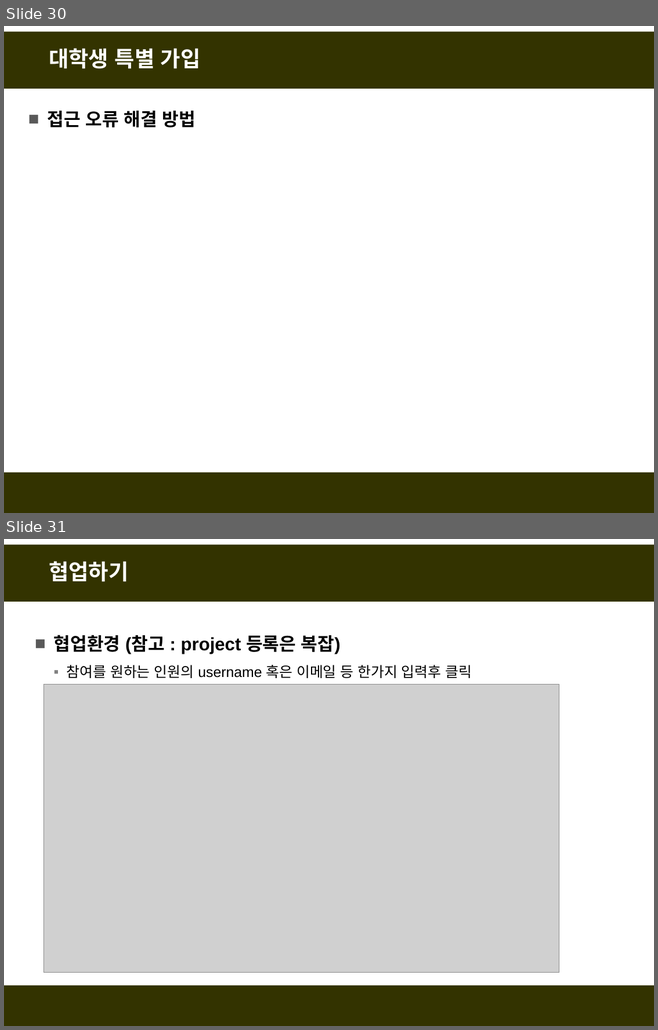
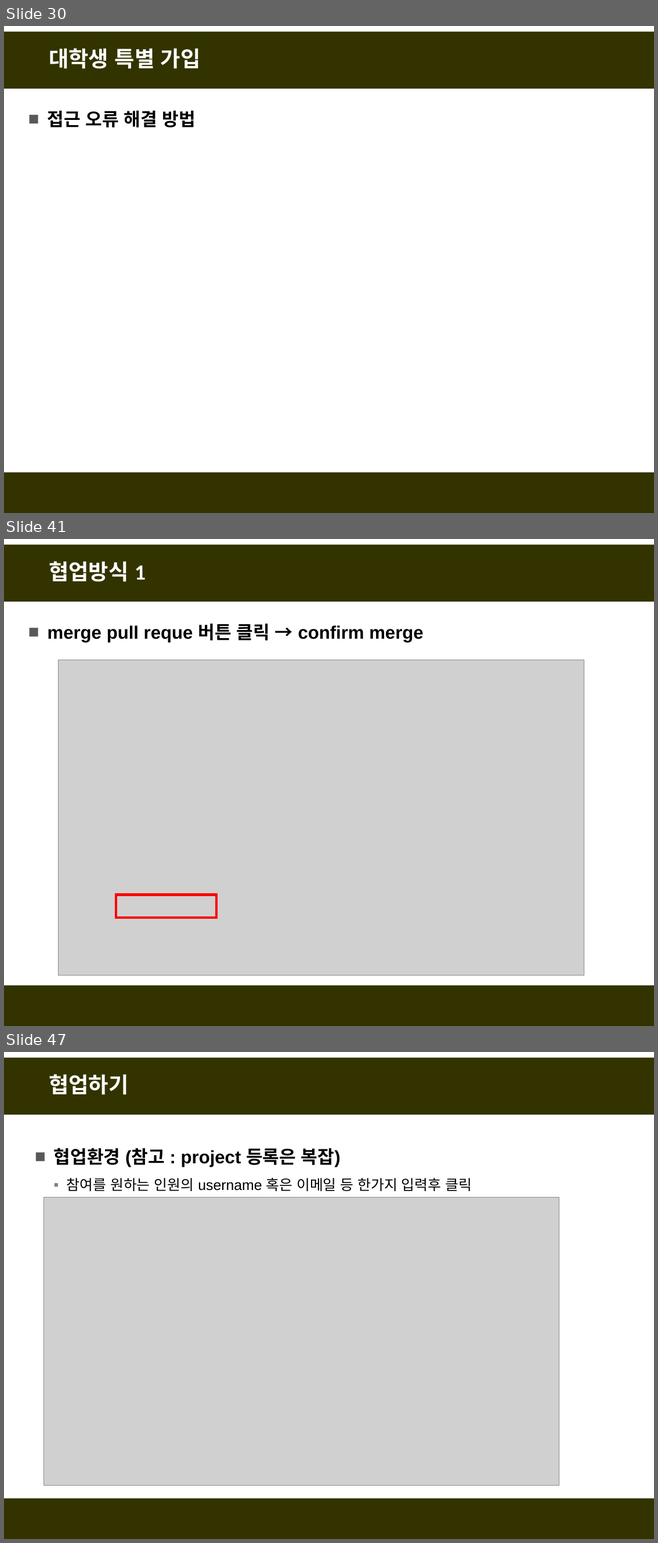
Before and after one commit to fasthill/github-lecture, a slide deck: git및github첫걸음4-협업하기.pptx. Shown one above the other, each under a label of ours: slides 30 and 31 before the commit, slides 30, 41 and 47 after it; the slides between them are not shown. The pictures are 658x1030 and 658x1543 pixels, drawn with LibreOffice and Linux fonts; fonts in the diff are those of the drawing; grey boxes stand for pictures. Boxes give left, top, right and bottom in pixels: in the first picture for what was removed or moved away, otherwise in the second. Text is boxed around its words. In the diff, an @@ line names an element or a change of style, - is before the commit and + after.

```diff
--- a/git및github첫걸음4-협업하기.pptx
+++ b/git및github첫걸음4-협업하기.pptx
@@ slide 41 added at (4, 539, 654, 1026), background #FFFFFF; not listed: 2 template elements that a slide beside it also shows @@
@@ title added at (49, 561, 146, 582), 24 pt, text #FFFFFF, bold @@
+협업방식 1
@@ text added at (48, 624, 423, 642), 20 pt, text #000000, bold @@
+■ merge pull reque 버튼 클릭 → confirm merge
@@ picture added at (58, 660, 583, 976) @@
@@ rectangle added at (116, 895, 216, 918), outline #FF0000 3 pt @@
@@ what was slide 31 is now slide 47 @@
```
Also in this commit, not shown: 15 other slides added.
